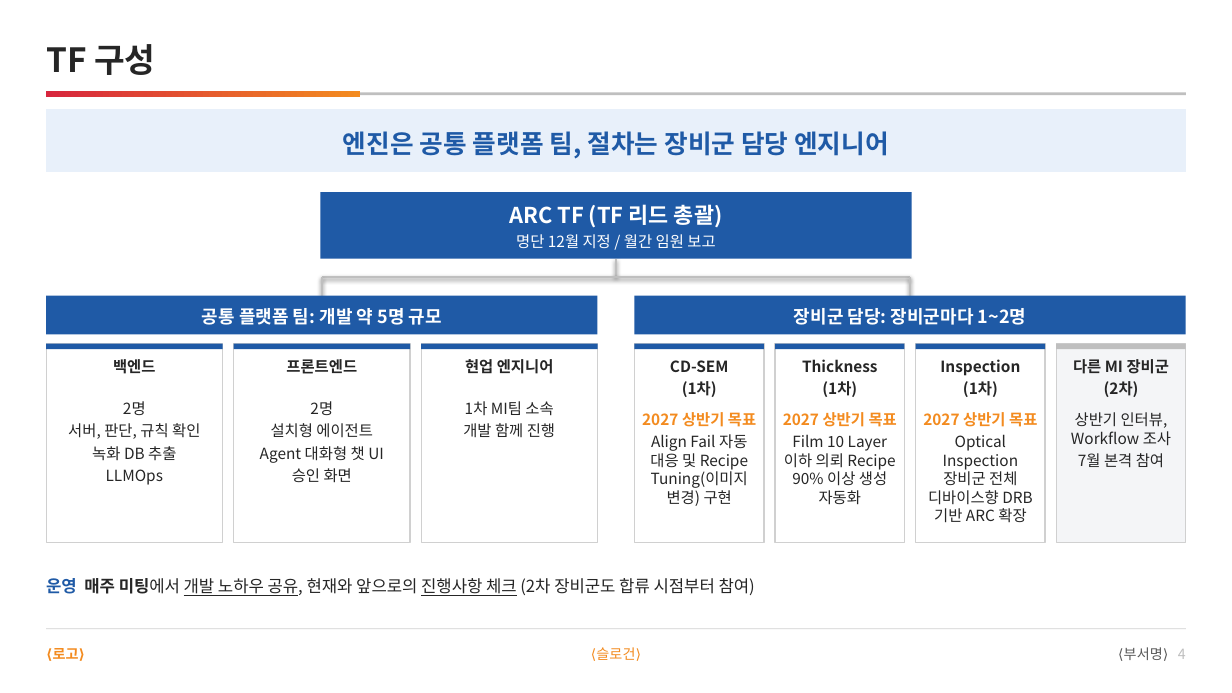
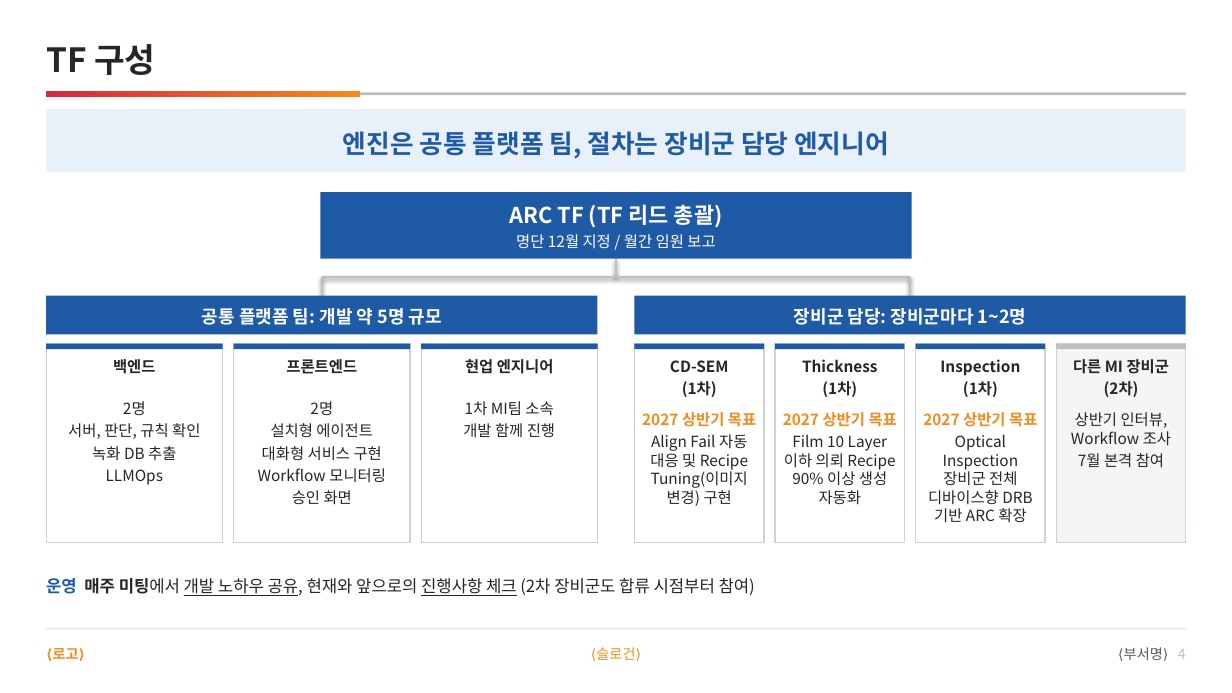
Before and after one commit to DarrenKoi/pm_notes, a slide deck: slide 4 of my-task/arc-tf/deliverables/arc-tf-exec-summary.pptx. Drawn at 1232x693 pixels with LibreOffice and Linux fonts; fonts in the diff are those of the drawing. Boxes give left, top, right and bottom in pixels: in the first picture for what was removed or moved away, otherwise in the second. Text is boxed around its words. In the diff, an @@ line names an element or a change of style, - is before the commit and + after.

```diff
--- a/my-task/arc-tf/deliverables/arc-tf-exec-summary.pptx
+++ b/my-task/arc-tf/deliverables/arc-tf-exec-summary.pptx
@@ text at (x1=258, y1=446, x2=386, y2=482): text changed @@
-Agent 대화형 챗 UI
+대화형 서비스 구현
+Workflow 모니터링
```
Also in this commit, not shown: 9 other files.
